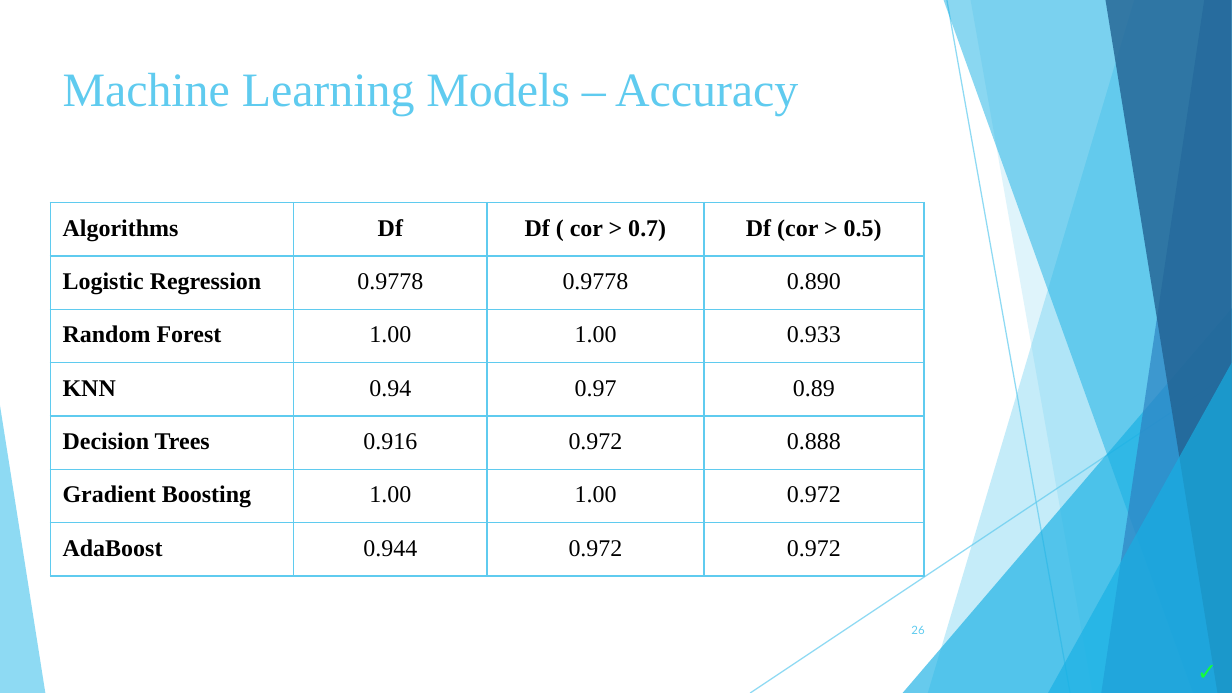
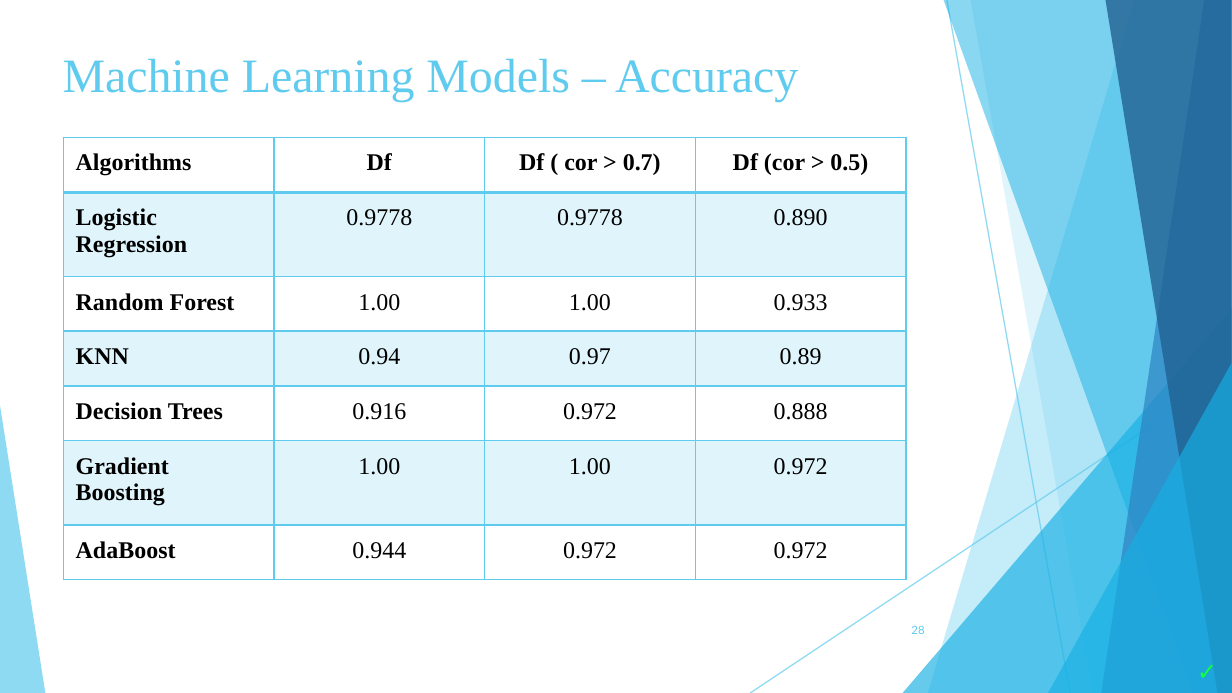
Before and after one commit to zoekelepiri/WineDataPrediction, a slide deck: slide 28 of Wine Data Set (3).pptx (slide 26 before the commit). Drawn at 1232x693 pixels with LibreOffice and Linux fonts; fonts in the diff are those of the drawing. Boxes give left, top, right and bottom in pixels: in the first picture for what was removed or moved away, otherwise in the second. Text is boxed around its words. In the diff, an @@ line names an element or a change of style, - is before the commit and + after.

```diff
--- a/Wine Data Set (3).pptx
+++ b/Wine Data Set (3).pptx
@@ text "Machine Learning Models – Accuracy": place and size @@
-text "Machine Learning Models – Accuracy" at bbox=[63, 72, 798, 116]
+text "Machine Learning Models – Accuracy" at bbox=[63, 58, 798, 101]
@@ table at bbox=[63, 138, 906, 580] @@
@@ fill none to #5FCBEF at 20% opacity in 12 cells @@
@@ borders changed @@
@@ table: place and size @@
-table at bbox=[51, 202, 925, 575]
+table at bbox=[63, 138, 906, 580]
```
Also in this commit, not shown: 5 other slides changed, 2 slides added.
